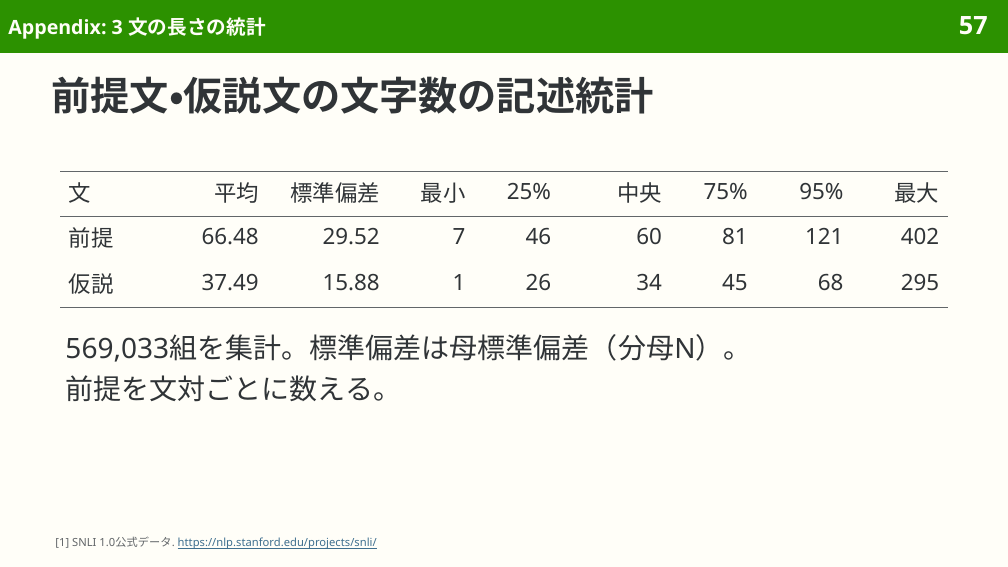
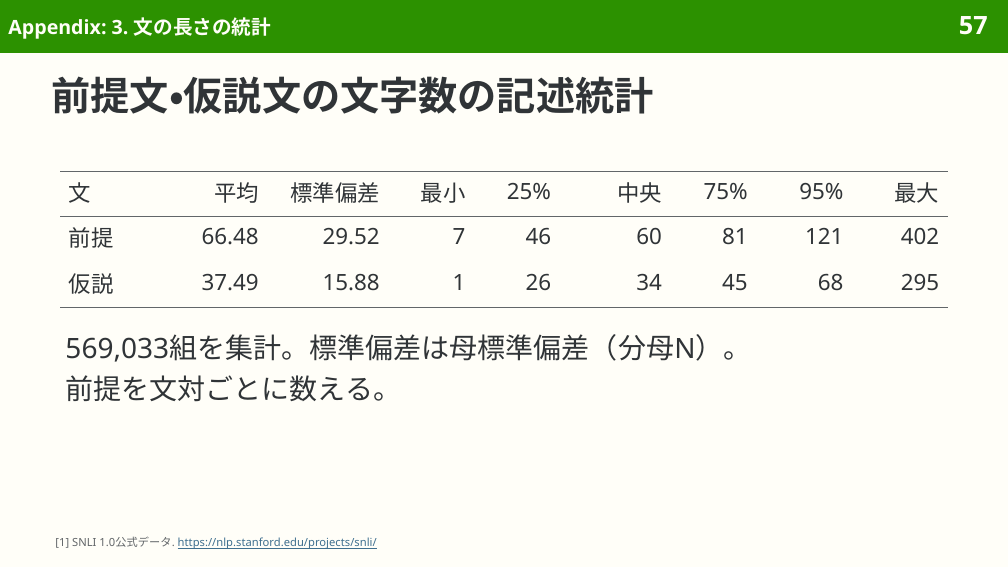
Before and after one commit to sasakiy84/datasets-in-10-minutes, a slide deck: slide 57 of slides/datasets-in-10-minutes-snli.pptx. Drawn at 1008x567 pixels with LibreOffice and Linux fonts; fonts in the diff are those of the drawing. Boxes give left, top, right and bottom in pixels: in the first picture for what was removed or moved away, otherwise in the second. Text is boxed around its words. In the diff, an @@ line names an element or a change of style, - is before the commit and + after.

```diff
--- a/slides/datasets-in-10-minutes-snli.pptx
+++ b/slides/datasets-in-10-minutes-snli.pptx
@@ title at <box>8,17,271,39</box>: text changed @@
-Appendix: 3 文の長さの統計
+Appendix: 3. 文の長さの統計
```
Also in this commit, not shown: 67 other slides changed, 11 other files.
